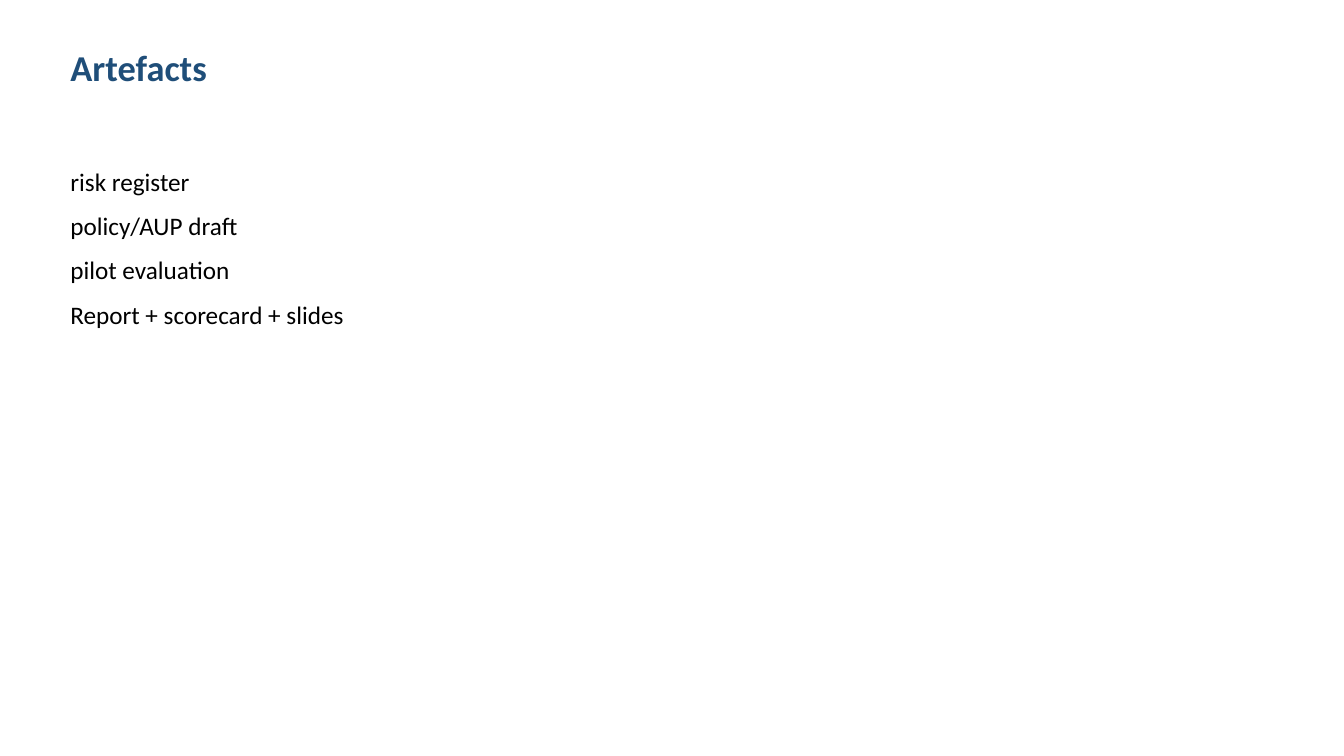
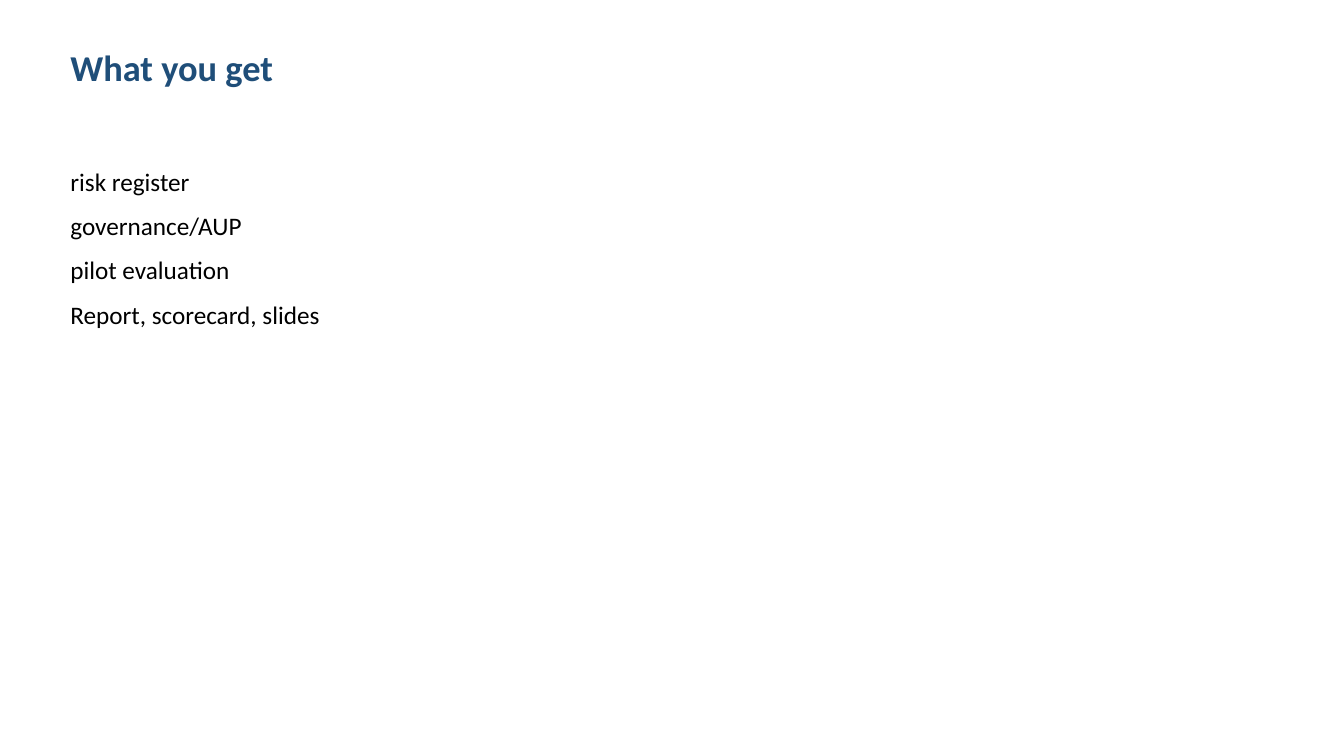
Before and after one commit to shohrabniaz/ai-powered-student-support-query-triage, a slide deck: slide 3 of Final_Submission/02_Presentation.pptx. Drawn at 1344x756 pixels with LibreOffice and Linux fonts; fonts in the diff are those of the drawing. Boxes give left, top, right and bottom in pixels: in the first picture for what was removed or moved away, otherwise in the second. Text is boxed around its words. In the diff, an @@ line names an element or a change of style, - is before the commit and + after.

```diff
--- a/Final_Submission/02_Presentation.pptx
+++ b/Final_Submission/02_Presentation.pptx
@@ text at (x1=70, y1=55, x2=273, y2=87): text changed @@
-Artefacts
+What you get
@@ text at (x1=70, y1=217, x2=241, y2=240): text changed @@
-policy/AUP draft
+governance/AUP
@@ text at (x1=70, y1=306, x2=319, y2=328): text changed @@
-Report + scorecard + slides
+Report, scorecard, slides
```
Also in this commit, not shown: 3 other slides changed, 12 other files.
